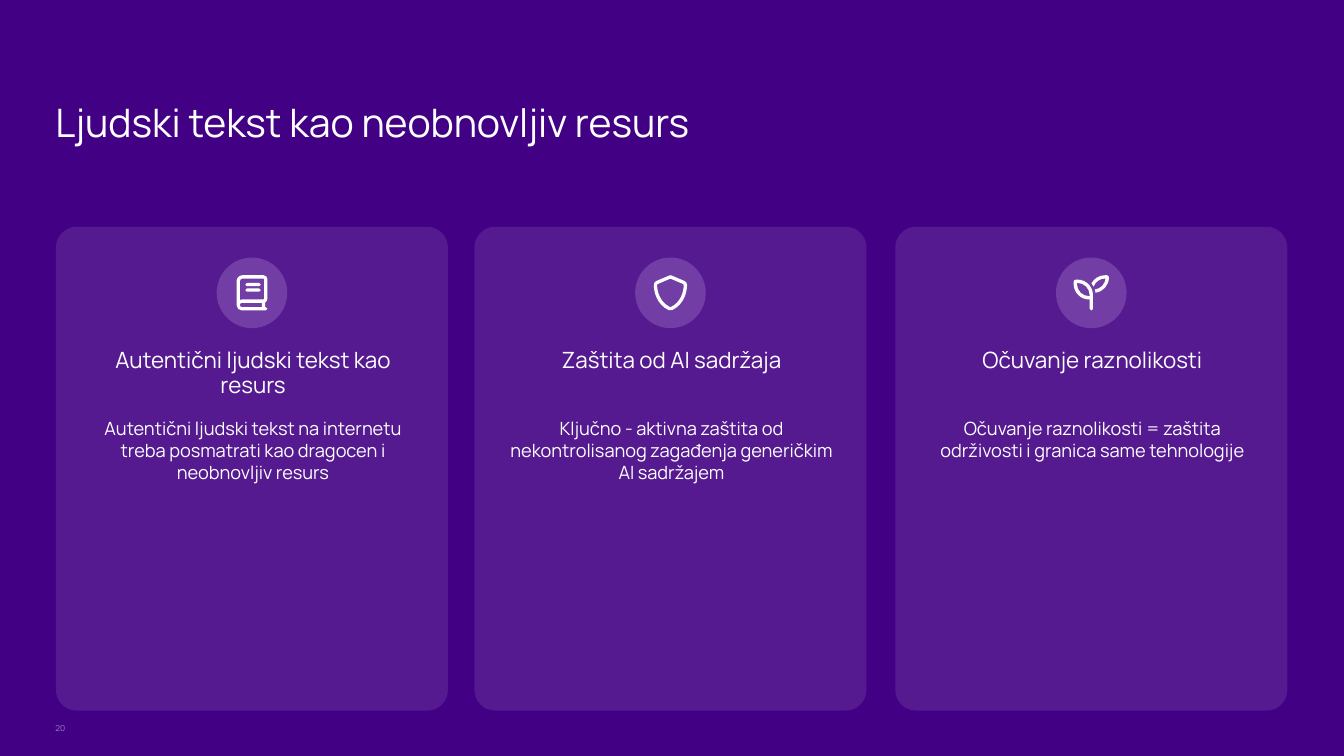
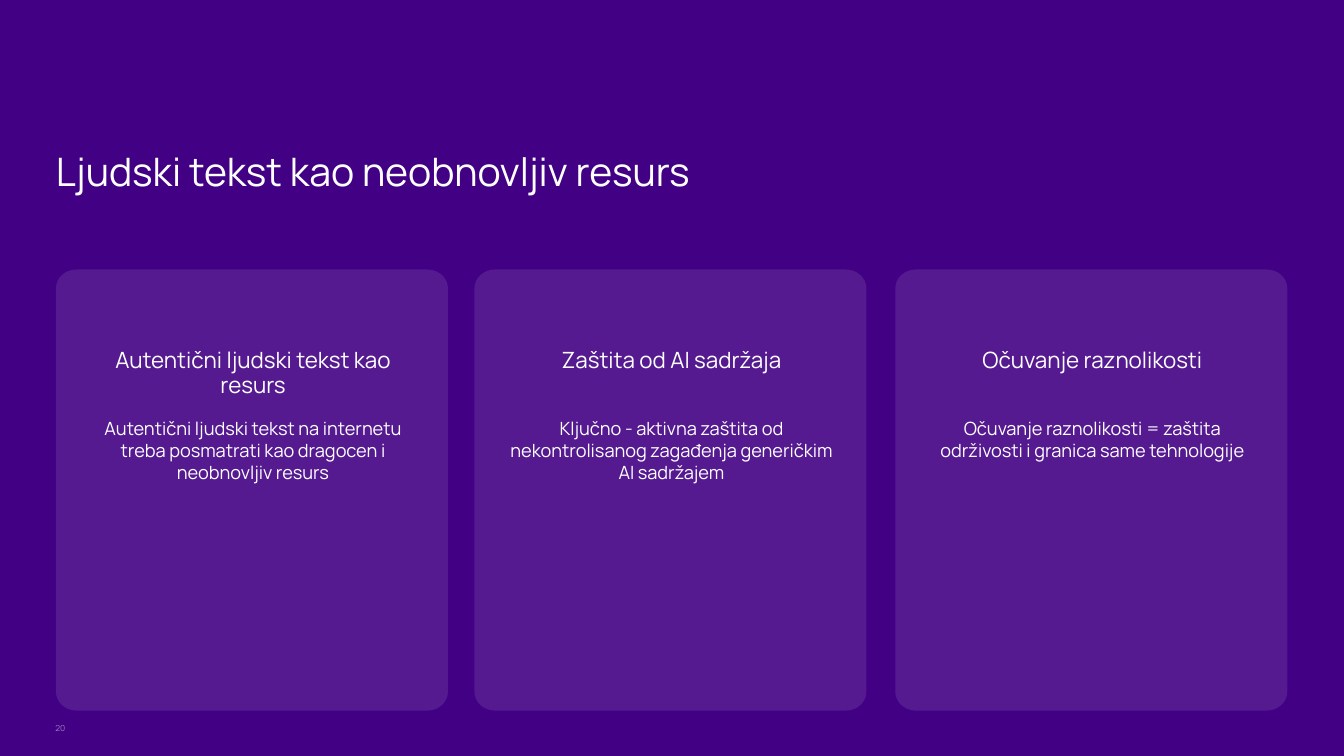
Before and after one commit to sanastojanovic/RID, a slide deck: slide 20 of rid_2026_seminarski/mi22082_Mila_Gligorić/prezentacija.pptx. Drawn at 1344x756 pixels with LibreOffice and Linux fonts; fonts in the diff are those of the drawing; background and template pictures are left out. Boxes give left, top, right and bottom in pixels: in the first picture for what was removed or moved away, otherwise in the second. Text is boxed around its words. In the diff, an @@ line names an element or a change of style, - is before the commit and + after.

```diff
--- a/rid_2026_seminarski/mi22082_Mila_Gligorić/prezentacija.pptx
+++ b/rid_2026_seminarski/mi22082_Mila_Gligorić/prezentacija.pptx
@@ text "Ljudski tekst kao neobnovljiv resurs": place and size @@
-text "Ljudski tekst kao neobnovljiv resurs" at [55,108,689,147]
+text "Ljudski tekst kao neobnovljiv resurs" at [56,157,690,196]
@@ freeform shape: place and size @@
-freeform shape at [56,227,449,711]
+freeform shape at [56,269,449,711]
@@ freeform shape removed at [217,258,287,329] @@
@@ freeform shape: place and size @@
-freeform shape at [475,227,867,711]
+freeform shape at [475,269,867,711]
@@ freeform shape removed at [635,258,706,329] @@
@@ freeform shape: place and size @@
-freeform shape at [895,227,1288,711]
+freeform shape at [895,269,1288,711]
@@ freeform shape removed at [1057,258,1127,329] @@
@@ freeform shape removed at [237,275,268,311] @@
@@ freeform shape removed at [654,275,688,311] @@
@@ freeform shape removed at [1074,275,1109,311] @@
```
Also in this commit, not shown: 4 other slides changed, 2 other files.
